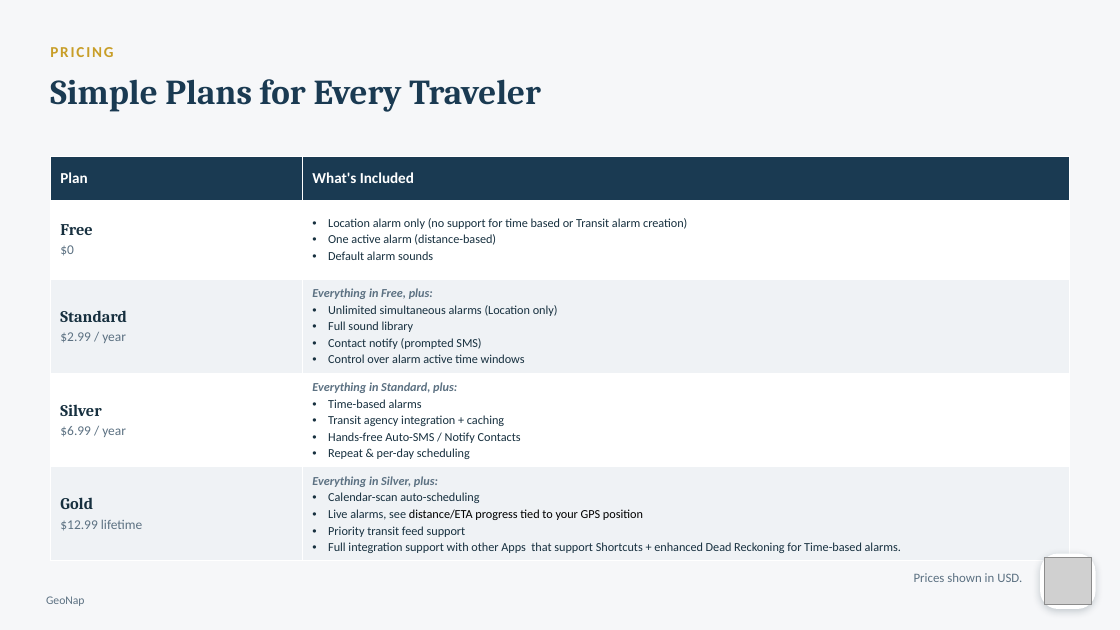
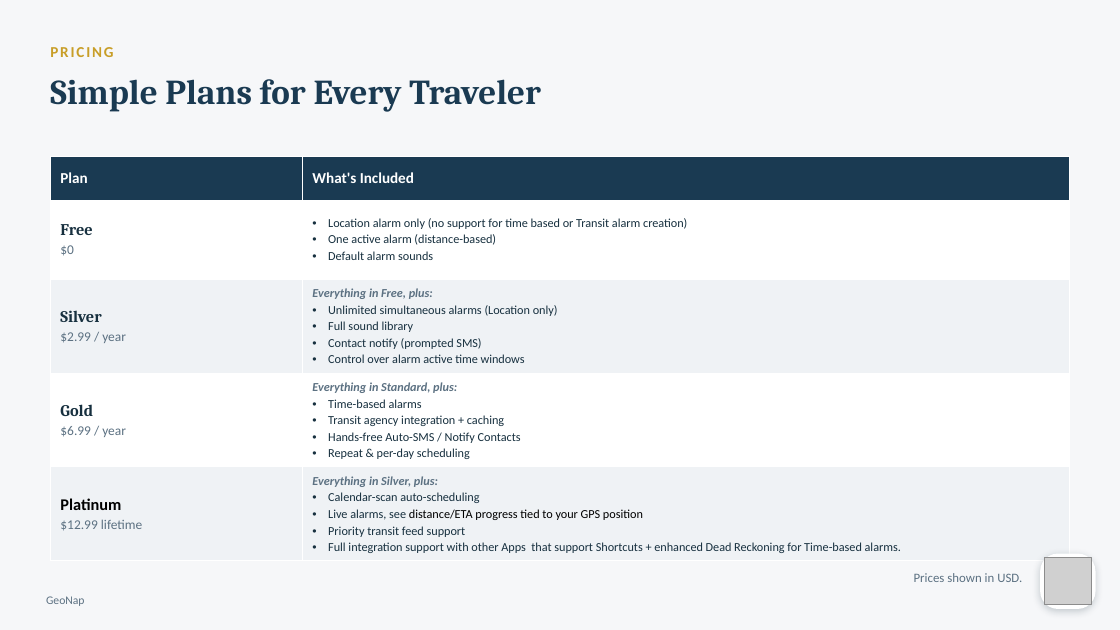
Before and after one commit to rmbartis/GeoNap, a slide deck: slide 18 of docs/GeoNap Presentations/GeoNap_Marketing_Deck.pptx. Drawn at 1120x630 pixels with LibreOffice and Linux fonts; fonts in the diff are those of the drawing; grey boxes stand for pictures. Boxes give left, top, right and bottom in pixels: in the first picture for what was removed or moved away, otherwise in the second. Text is boxed around its words. In the diff, an @@ line names an element or a change of style, - is before the commit and + after.

Commit message:
1) Address teir inconsistent labeling, change from/to Free → Standard -> Silver → Gold /Free → Silver → Gold → Platinum

```diff
--- a/docs/GeoNap Presentations/GeoNap_Marketing_Deck.pptx
+++ b/docs/GeoNap Presentations/GeoNap_Marketing_Deck.pptx
@@ table at [50,156,1070,568] @@
-row 3, column 1: Standard / $2.99 / year
+row 3, column 1: Silver / $2.99 / year
-row 4, column 1: Silver / $6.99 / year
+row 4, column 1: Gold / $6.99 / year
-row 5, column 1: Gold / $12.99 lifetime
+row 5, column 1: Platinum / $12.99 lifetime
```
Also in this commit, not shown: 33 other files.
